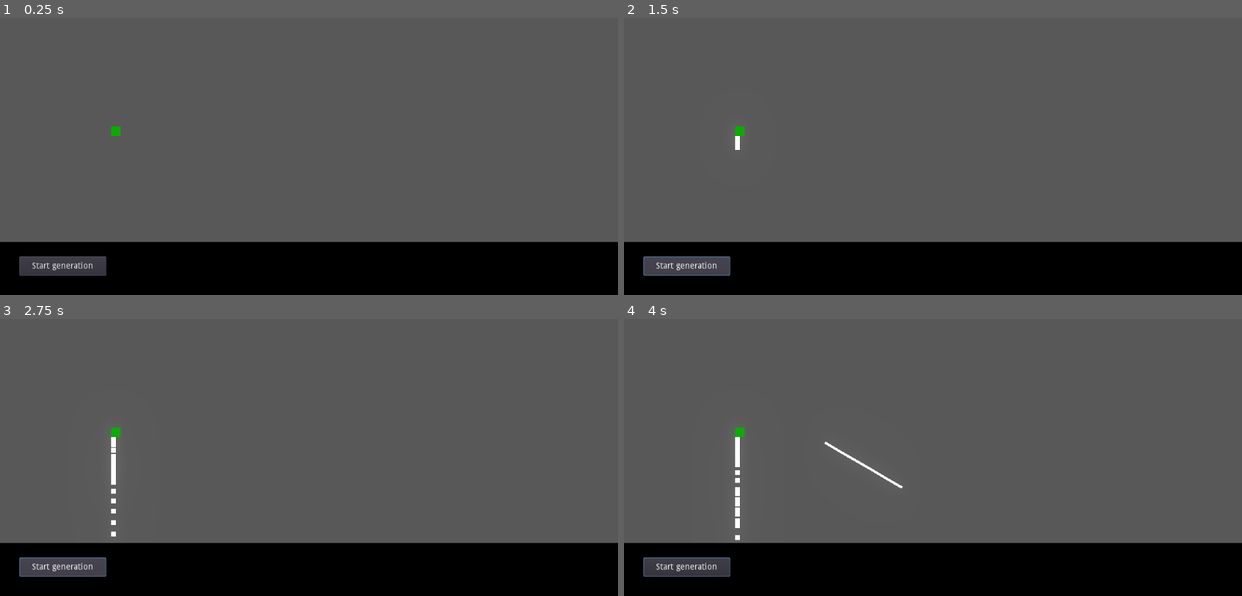
Above: before the commit, frames 1-4 (two rows, left to right).
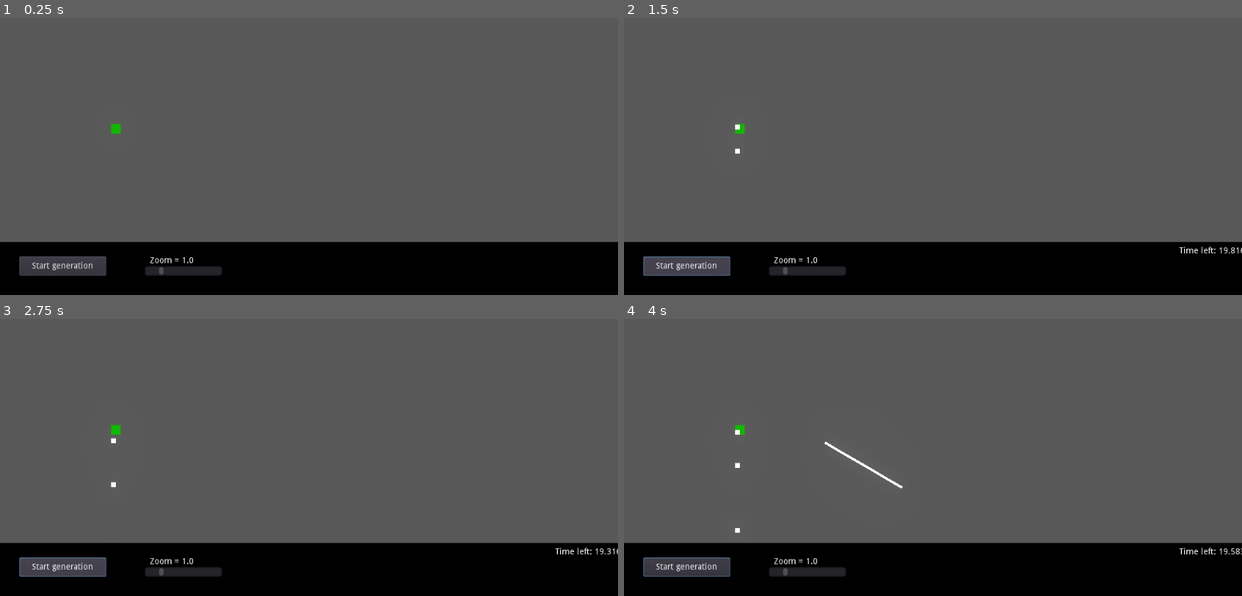
Above: after the commit, the same moments.

Repository: ron0studios/Evolving-Cars
Game: Godot game, scene res://game.tscn
Two runs of this game, one before a commit and one after it. Both use one fixed random seed, a clock stepped at 60 frames per second and the inputs below.
Inputs (mouse positions are in pixels of both pictures, inside the frame that each line leads up to):
- Up to frame 1 (0.25 s): no input
- Up to frame 2 (1.5 s): click "Start generation" at 0.5 s; click "Start generation" at 1.25 s
- Up to frame 3 (2.75 s): click "Start generation" at 2 s
- Up to frame 4 (4 s): tap Enter at 2.75 s; move the mouse to (1068, 396) at 2.77 s; tap Middle mouse button (drag, bound only after the commit) at 2.85 s; click (1068, 396) at 2.92 s; tap Space at 3.5 s; drag from (809, 432) to (902, 487) at 3.52 s

The runs differ from the first frame. In frame 1, 0.5% of the frame differs, in the area x 18-36%, y 38-94%; in frame 2, 0.7%; in frame 3, 0.8%; in frame 4, 0.9%, in the area x 17-100%, y 38-94%.

Commit message:
setup

Diff:
--- a/RoadGeneration.gd
+++ b/RoadGeneration.gd
@@ -10,7 +10,7 @@
 
 
 func _input(event):
-	if event is InputEventMouseButton:
+	if event is InputEventMouseButton and event.button_index == BUTTON_LEFT and event.position.y < 512:
 		_pressed = event.pressed
 
 		if _pressed:
@@ -39,4 +39,4 @@
 				add_child(segment_collider)
 
 	if event is InputEventMouseMotion && _pressed:
-		_current_line.add_point(event.position)
+		_current_line.add_point(get_global_mouse_position())
--- /dev/null
+++ b/cam.gd
@@ -0,0 +1,18 @@
+extends Camera2D
+
+var mouse_start_pos
+var screen_start_position
+
+var dragging = false
+
+
+func _input(event):
+	if event.is_action("drag"):
+		if event.is_pressed():
+			mouse_start_pos = event.position
+			screen_start_position = position
+			dragging = true
+		else:
+			dragging = false
+	elif event is InputEventMouseMotion and dragging:
+		position = zoom * (mouse_start_pos - event.position) + screen_start_position
--- a/game.gd
+++ b/game.gd
@@ -13,15 +13,33 @@
 
 
 # Called every frame. 'delta' is the elapsed time since the previous frame.
-#func _process(delta):
-#	pass
+func _process(delta):
+	if $gentimelimit.time_left > 0:
+		$HUD/timelabel.text = "Time left: " + str($gentimelimit.time_left)
+	pass
 
 
 func _on_Button_pressed():
-	for i in range(10):
-		yield(get_tree().create_timer(0.1),"timeout")
+	$gentimelimit.start()
+	for i in range(Genetic.gensize):
 		var newthing = preload("res://thing.tscn").instance()
 
 		newthing.call_deferred("set_global_position",Vector2(184,320))
-		get_parent().call_deferred("add_child",newthing)
+		$cars.call_deferred("add_child",newthing)
 	pass # Replace with function body.
+
+
+func _on_HScrollBar_value_changed(value):
+	$cam.zoom = Vector2(value,value)
+	$HUD/zoomlabel.text = "Zoom: "+str($HUD/HScrollBar.max_value-value)
+	pass # Replace with function body.
+
+
+func _on_gentimelimit_timeout():
+	for i in $cars.get_children():
+		var wheelsum = 0
+		for j in i.get_node("wheels").get_children():
+			wheelsum += j.get_node("CollisionShape2D").scale.x
+		print(wheelsum)
+		i.get_node("debuglabel").text="Fitness = " + str(Genetic.fitness($start.rect_global_position.distance_to(i.global_position), wheelsum,2048))
+	pass # Replace with function body.
--- a/game.tscn
+++ b/game.tscn
@@ -1,5 +1,6 @@
-[gd_scene load_steps=4 format=2]
+[gd_scene load_steps=5 format=2]
 
+[ext_resource path="res://cam.gd" type="Script" id=1]
 [ext_resource path="res://RoadGeneration.gd" type="Script" id=2]
 [ext_resource path="res://game.gd" type="Script" id=3]
 
@@ -17,6 +18,26 @@
 [node name="RoadGeneration" type="StaticBody2D" parent="."]
 collision_layer = 2
 script = ExtResource( 2 )
+
+[node name="start" type="ColorRect" parent="."]
+margin_left = 184.0
+margin_top = 320.0
+margin_right = 200.0
+margin_bottom = 336.0
+color = Color( 0.0509804, 0.67451, 0, 1 )
+__meta__ = {
+"_edit_use_anchors_": false
+}
+
+[node name="end" type="ColorRect" parent="."]
+margin_left = 2032.0
+margin_top = 320.0
+margin_right = 2048.0
+margin_bottom = 336.0
+color = Color( 0.67451, 0, 0, 1 )
+__meta__ = {
+"_edit_use_anchors_": false
+}
 
 [node name="HUD" type="CanvasLayer" parent="."]
 
@@ -39,14 +60,52 @@
 "_edit_use_anchors_": false
 }
 
-[node name="ColorRect2" type="ColorRect" parent="HUD"]
-margin_left = 184.0
-margin_top = 320.0
-margin_right = 200.0
-margin_bottom = 336.0
-color = Color( 0.0509804, 0.67451, 0, 1 )
+[node name="zoomlabel" type="Label" parent="HUD"]
+margin_left = 248.0
+margin_top = 536.0
+margin_right = 360.0
+margin_bottom = 560.0
+text = "Zoom = 1.0"
 __meta__ = {
 "_edit_use_anchors_": false
 }
 
+[node name="HScrollBar" type="HScrollBar" parent="HUD"]
+margin_left = 240.0
+margin_top = 552.0
+margin_right = 368.0
+margin_bottom = 568.0
+min_value = 0.1
+max_value = 5.0
+value = 1.0
+__meta__ = {
+"_edit_use_anchors_": false
+}
+
+[node name="timelabel" type="Label" parent="HUD"]
+margin_left = 920.0
+margin_top = 520.0
+margin_right = 1016.0
+margin_bottom = 560.0
+__meta__ = {
+"_edit_use_anchors_": false
+}
+
+[node name="cars" type="Node2D" parent="."]
+
+[node name="cam" type="Camera2D" parent="."]
+position = Vector2( 512, 304 )
+current = true
+script = ExtResource( 1 )
+
+[node name="gentimelimit" type="Timer" parent="."]
+process_mode = 0
+wait_time = 20.0
+one_shot = true
+__meta__ = {
+"_editor_description_": "Time liimt that each generation has to live"
+}
+
 [connection signal="pressed" from="HUD/Button" to="." method="_on_Button_pressed"]
+[connection signal="value_changed" from="HUD/HScrollBar" to="." method="_on_HScrollBar_value_changed"]
+[connection signal="timeout" from="gentimelimit" to="." method="_on_gentimelimit_timeout"]
--- a/project.godot
+++ b/project.godot
@@ -22,6 +22,14 @@
 
 window/stretch/aspect="keep"
 
+[input]
+
+drag={
+"deadzone": 0.5,
+"events": [ Object(InputEventMouseButton,"resource_local_to_scene":false,"resource_name":"","device":0,"alt":false,"shift":false,"control":false,"meta":false,"command":false,"button_mask":0,"position":Vector2( 0, 0 ),"global_position":Vector2( 0, 0 ),"factor":1.0,"button_index":3,"pressed":false,"doubleclick":false,"script":null)
+ ]
+}
+
 [physics]
 
 common/enable_pause_aware_picking=true
--- a/thing.tscn
+++ b/thing.tscn
@@ -20,3 +20,12 @@
 }
 
 [node name="wheels" type="Node2D" parent="."]
+
+[node name="debuglabel" type="Label" parent="."]
+margin_left = -80.0
+margin_top = -96.0
+margin_right = 80.0
+margin_bottom = -72.0
+__meta__ = {
+"_edit_use_anchors_": false
+}
--- a/wheel.gd
+++ b/wheel.gd
@@ -8,6 +8,7 @@
 
 # Called when the node enters the scene tree for the first time.
 func _ready():
+
 	angular_velocity = turningspeed
 	pass # Replace with function body.
 
--- a/wheel.tscn
+++ b/wheel.tscn
@@ -31,4 +31,4 @@
 
 [node name="PinJoint2D" type="PinJoint2D" parent="."]
 node_b = NodePath("..")
-softness = 16.0
+softness = 5.0
